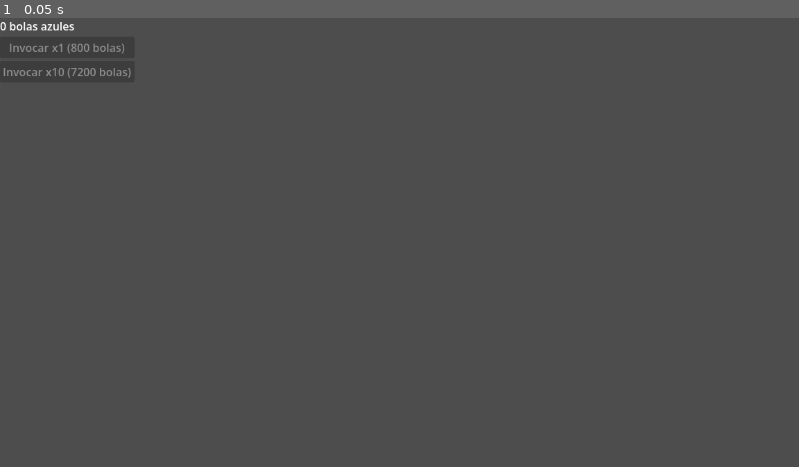
Above: before the commit, frame 1.
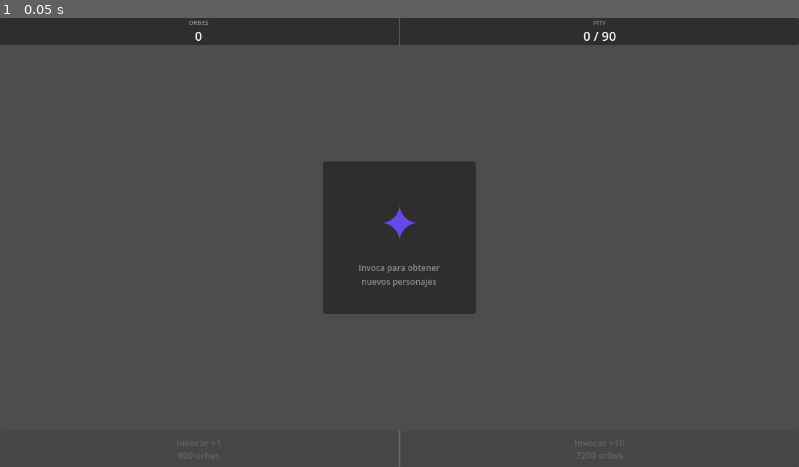
Above: after the commit, the same moment.

Repository: FormosoCrl/Juego-Clicker-Sin-Nombre-Por-Ahora
Game: Godot game, scene res://scenes/gacha/Gacha.tscn
Same seed, same stepped clock (60 frames per second), same inputs: the game is played once before the commit and once after it. This scene is started directly instead of the project's main scene.
Inputs:
- Up to frame 1 (0.05 s): no input

The runs differ from the first frame. In frame 1, 12% of the frame differs, in the area x 0-100%, y 0-100%.

Commit message:
feat(gacha): full UI redesign — portal, rarity cards, pity counter, pull overlay

Diff:
--- a/juego-clicker/scenes/gacha/Gacha.tscn
+++ b/juego-clicker/scenes/gacha/Gacha.tscn
@@ -11,19 +11,148 @@
 grow_vertical = 2
 script = ExtResource("1_vnyi7")
 
-[node name="VBoxContainer" type="VBoxContainer" parent="." unique_id=1291980256]
-layout_mode = 0
-offset_right = 40.0
-offset_bottom = 40.0
+[node name="Root" type="VBoxContainer" parent="." unique_id=2000000001]
+layout_mode = 1
+anchors_preset = 15
+anchor_right = 1.0
+anchor_bottom = 1.0
+theme_override_constants/separation = 0
 
-[node name="BallsLabel" type="Label" parent="VBoxContainer" unique_id=201749295]
+[node name="TopBar" type="PanelContainer" parent="Root" unique_id=2000000002]
 layout_mode = 2
 
-[node name="PullButton1" type="Button" parent="VBoxContainer" unique_id=2126303018]
+[node name="TopInner" type="HBoxContainer" parent="Root/TopBar" unique_id=2000000003]
+layout_mode = 2
+theme_override_constants/separation = 0
+
+[node name="OrbsBox" type="VBoxContainer" parent="Root/TopBar/TopInner" unique_id=2000000004]
+layout_mode = 2
+size_flags_horizontal = 3
+theme_override_constants/separation = 0
+
+[node name="OrbsTitle" type="Label" parent="Root/TopBar/TopInner/OrbsBox" unique_id=2000000005]
+layout_mode = 2
+text = "ORBES"
+modulate = Color(1, 1, 1, 0.45)
+theme_override_font_sizes/font_size = 9
+horizontal_alignment = 1
+
+[node name="OrbsLabel" type="Label" parent="Root/TopBar/TopInner/OrbsBox" unique_id=2000000006]
+layout_mode = 2
+text = "0"
+theme_override_font_sizes/font_size = 18
+horizontal_alignment = 1
+
+[node name="VSep" type="VSeparator" parent="Root/TopBar/TopInner" unique_id=2000000007]
 layout_mode = 2
 
-[node name="PullButton10" type="Button" parent="VBoxContainer" unique_id=1048509143]
+[node name="PityBox" type="VBoxContainer" parent="Root/TopBar/TopInner" unique_id=2000000008]
+layout_mode = 2
+size_flags_horizontal = 3
+theme_override_constants/separation = 0
+
+[node name="PityTitle" type="Label" parent="Root/TopBar/TopInner/PityBox" unique_id=2000000009]
+layout_mode = 2
+text = "PITY"
+modulate = Color(1, 1, 1, 0.45)
+theme_override_font_sizes/font_size = 9
+horizontal_alignment = 1
+
+[node name="PityLabel" type="Label" parent="Root/TopBar/TopInner/PityBox" unique_id=2000000010]
+layout_mode = 2
+text = "0 / 90"
+theme_override_font_sizes/font_size = 18
+horizontal_alignment = 1
+
+[node name="PortalArea" type="CenterContainer" parent="Root" unique_id=2000000011]
+layout_mode = 2
+size_flags_vertical = 3
+
+[node name="PortalPanel" type="Panel" parent="Root/PortalArea" unique_id=2000000012]
+layout_mode = 2
+custom_minimum_size = Vector2(220, 220)
+
+[node name="PortalVBox" type="VBoxContainer" parent="Root/PortalArea/PortalPanel" unique_id=2000000013]
+layout_mode = 1
+anchors_preset = 15
+anchor_right = 1.0
+anchor_bottom = 1.0
+alignment = 1
+theme_override_constants/separation = 8
+
+[node name="PortalGlyph" type="Label" parent="Root/PortalArea/PortalPanel/PortalVBox" unique_id=2000000014]
+layout_mode = 2
+text = "✦"
+theme_override_font_sizes/font_size = 72
+horizontal_alignment = 1
+modulate = Color(0.6, 0.4, 1.0, 0.9)
+
+[node name="PortalHint" type="Label" parent="Root/PortalArea/PortalPanel/PortalVBox" unique_id=2000000015]
+layout_mode = 2
+text = "Invoca para obtener\nnuevos personajes"
+theme_override_font_sizes/font_size = 12
+horizontal_alignment = 1
+modulate = Color(1, 1, 1, 0.45)
+autowrap_mode = 3
+
+[node name="ButtonBar" type="HBoxContainer" parent="Root" unique_id=2000000016]
+layout_mode = 2
+theme_override_constants/separation = 0
+
+[node name="Pull1Button" type="Button" parent="Root/ButtonBar" unique_id=2000000017]
+layout_mode = 2
+size_flags_horizontal = 3
+custom_minimum_size = Vector2(0, 52)
+text = "Invocar ×1\n800 orbes"
+theme_override_font_sizes/font_size = 13
+
+[node name="VSep2" type="VSeparator" parent="Root/ButtonBar" unique_id=2000000018]
 layout_mode = 2
 
-[node name="ResultLabel" type="Label" parent="VBoxContainer" unique_id=1825302500]
+[node name="Pull10Button" type="Button" parent="Root/ButtonBar" unique_id=2000000019]
 layout_mode = 2
+size_flags_horizontal = 3
+custom_minimum_size = Vector2(0, 52)
+text = "Invocar ×10\n7200 orbes"
+theme_override_font_sizes/font_size = 13
+
+[node name="ResultsOverlay" type="Panel" parent="." unique_id=2000000020]
+layout_mode = 1
+anchors_preset = 15
+anchor_right = 1.0
+anchor_bottom = 1.0
+visible = false
+
+[node name="OverlayVBox" type="VBoxContainer" parent="ResultsOverlay" unique_id=2000000021]
+layout_mode = 1
+anchors_preset = 15
+anchor_right = 1.0
+anchor_bottom = 1.0
+theme_override_constants/separation = 0
+offset_left = 10.0
+offset_top = 10.0
+offset_right = -10.0
+offset_bottom = -10.0
+
+[node name="OverlayTitle" type="Label" parent="ResultsOverlay/OverlayVBox" unique_id=2000000022]
+layout_mode = 2
+text = "RESULTADO"
+theme_override_font_sizes/font_size = 14
+horizontal_alignment = 1
+modulate = Color(1, 1, 1, 0.55)
+
+[node name="CardsScroll" type="ScrollContainer" parent="ResultsOverlay/OverlayVBox" unique_id=2000000023]
+layout_mode = 2
+size_flags_vertical = 3
+
+[node name="CardsContainer" type="HFlowContainer" parent="ResultsOverlay/OverlayVBox/CardsScroll" unique_id=2000000024]
+layout_mode = 2
+size_flags_horizontal = 3
+theme_override_constants/h_separation = 8
+theme_override_constants/v_separation = 8
+
+[node name="DismissButton" type="Button" parent="ResultsOverlay/OverlayVBox" unique_id=2000000025]
+layout_mode = 2
+custom_minimum_size = Vector2(0, 44)
+text = "Continuar"
+theme_override_font_sizes/font_size = 14
--- a/juego-clicker/scripts/gacha/Gacha.gd
+++ b/juego-clicker/scripts/gacha/Gacha.gd
@@ -1,44 +1,155 @@
 extends Control
 
-@onready var balls_label: Label = $VBoxContainer/BallsLabel
-@onready var pull_button_1: Button = $VBoxContainer/PullButton1
-@onready var pull_button_10: Button = $VBoxContainer/PullButton10
-@onready var result_label: Label = $VBoxContainer/ResultLabel
+# ─── NODOS ────────────────────────────────────────────────────────────────────
+
+@onready var orbs_label: Label          = $Root/TopBar/TopInner/OrbsBox/OrbsLabel
+@onready var pity_label: Label          = $Root/TopBar/TopInner/PityBox/PityLabel
+@onready var portal_glyph: Label        = $Root/PortalArea/PortalPanel/PortalVBox/PortalGlyph
+@onready var pull_1_button: Button      = $Root/ButtonBar/Pull1Button
+@onready var pull_10_button: Button     = $Root/ButtonBar/Pull10Button
+@onready var results_overlay: Panel     = $ResultsOverlay
+@onready var cards_container: HFlowContainer = $ResultsOverlay/OverlayVBox/CardsScroll/CardsContainer
+@onready var dismiss_button: Button     = $ResultsOverlay/OverlayVBox/DismissButton
+
+# ─── RAREZA ───────────────────────────────────────────────────────────────────
+
+const RARITY_COLORS: Dictionary = {
+	"comun":      Color(0.55, 0.55, 0.55),
+	"especial":   Color(0.25, 0.65, 0.25),
+	"raro":       Color(0.20, 0.45, 0.95),
+	"epico":      Color(0.55, 0.15, 0.90),
+	"legendario": Color(0.95, 0.55, 0.02),
+	"mitico":     Color(0.95, 0.18, 0.18),
+	"milagro":    Color(0.95, 0.80, 0.20),
+}
+
+const RARITY_LABELS: Dictionary = {
+	"comun": "Común", "especial": "Especial", "raro": "Raro",
+	"epico": "Épico", "legendario": "Legendario", "mitico": "Mítico", "milagro": "Milagro",
+}
+
+const RARITY_GLYPHS: Dictionary = {
+	"comun": "○", "especial": "◇", "raro": "◆",
+	"epico": "★", "legendario": "✦", "mitico": "⚡", "milagro": "✸",
+}
+
+const PITY_MAX: int = 90
+
+# ─── ESTADO ───────────────────────────────────────────────────────────────────
+
+var _glyph_time: float = 0.0
+
+# ─── CICLO DE VIDA ────────────────────────────────────────────────────────────
 
 func _ready() -> void:
-	pull_button_1.text = "Invocar x1 (800 bolas)"
-	pull_button_10.text = "Invocar x10 (7200 bolas)"
-	pull_button_1.pressed.connect(_on_pull_1)
-	pull_button_10.pressed.connect(_on_pull_10)
-	GameState.blue_balls_changed.connect(_on_balls_changed)
+	pull_1_button.pressed.connect(_on_pull_1)
+	pull_10_button.pressed.connect(_on_pull_10)
+	dismiss_button.pressed.connect(_dismiss_results)
+	GameState.blue_balls_changed.connect(func(_v): _update_ui())
 	_update_ui()
 
-func _on_balls_changed(_value: int) -> void:
-	_update_ui()
+func _process(delta: float) -> void:
+	_glyph_time += delta
+	var pulse: float = 0.7 + sin(_glyph_time * 1.8) * 0.3
+	portal_glyph.modulate = Color(0.6 * pulse, 0.4 * pulse, 1.0, 0.9)
+
+# ─── UI ───────────────────────────────────────────────────────────────────────
 
 func _update_ui() -> void:
-	balls_label.text = "%d bolas azules" % GameState.blue_balls
-	pull_button_1.disabled = not GameState.can_pull_single()
-	pull_button_10.disabled = not GameState.can_pull_multi()
+	orbs_label.text = "%d" % GameState.blue_balls
+	pity_label.text = "%d / %d" % [GameState.pity_legendario, PITY_MAX]
+
+	var can1: bool = GameState.can_pull_single()
+	var can10: bool = GameState.can_pull_multi()
+	pull_1_button.disabled = not can1
+	pull_10_button.disabled = not can10
+	pull_1_button.modulate = Color.WHITE if can1 else Color(1, 1, 1, 0.4)
+	pull_10_button.modulate = Color.WHITE if can10 else Color(1, 1, 1, 0.4)
+
+# ─── PULL ─────────────────────────────────────────────────────────────────────
 
 func _on_pull_1() -> void:
 	var character: Character = GameState.pull_single()
 	if character == null:
 		return
-	result_label.text = _format_result([character])
+	_show_results([character])
 
 func _on_pull_10() -> void:
 	var results: Array = GameState.pull_multi()
 	if results.is_empty():
 		return
-	result_label.text = _format_result(results)
+	_show_results(results)
 
-func _format_result(characters: Array) -> String:
-	var text: String = "── Resultado ──\n"
+# ─── RESULTADOS ───────────────────────────────────────────────────────────────
+
+func _show_results(characters: Array) -> void:
+	for child in cards_container.get_children():
+		child.queue_free()
+
 	for character in characters:
-		text += "[%s] %s — %s\n" % [
-			character.rarity.to_upper(),
-			character.name,
-			character.char_class
-		]
-	return text
+		cards_container.add_child(_make_card(character))
+
+	_update_ui()
+	results_overlay.show()
+
+func _dismiss_results() -> void:
+	results_overlay.hide()
+
+func _make_card(character: Character) -> Control:
+	var rarity: String = character.rarity
+	var rc: Color = RARITY_COLORS.get(rarity, Color.WHITE)
+	var glyph: String = RARITY_GLYPHS.get(rarity, "?")
+
+	var card := PanelContainer.new()
+	card.custom_minimum_size = Vector2(110, 150)
+
+	var vbox := VBoxContainer.new()
+	vbox.alignment = BoxContainer.ALIGNMENT_CENTER
+	vbox.add_theme_constant_override("separation", 4)
+
+	# Franja superior de rareza
+	var top_bar := ColorRect.new()
+	top_bar.custom_minimum_size = Vector2(0, 5)
+	top_bar.color = rc
+
+	# Glifo de rareza
+	var glyph_lbl := Label.new()
+	glyph_lbl.text = glyph
+	glyph_lbl.add_theme_font_size_override("font_size", 32)
+	glyph_lbl.horizontal_alignment = HORIZONTAL_ALIGNMENT_CENTER
+	glyph_lbl.modulate = rc
+
+	# Nombre
+	var name_lbl := Label.new()
+	name_lbl.text = character.name
+	name_lbl.add_theme_font_size_override("font_size", 11)
+	name_lbl.horizontal_alignment = HORIZONTAL_ALIGNMENT_CENTER
+	name_lbl.autowrap_mode = TextServer.AUTOWRAP_WORD_SMART
+	name_lbl.size_flags_horizontal = Control.SIZE_EXPAND_FILL
+
+	# Rareza
+	var rarity_lbl := Label.new()
+	rarity_lbl.text = RARITY_LABELS.get(rarity, rarity)
+	rarity_lbl.add_theme_font_size_override("font_size", 9)
+	rarity_lbl.horizontal_alignment = HORIZONTAL_ALIGNMENT_CENTER
+	rarity_lbl.modulate = Color(rc.r, rc.g, rc.b, 0.85)
+
+	# Clase
+	var class_lbl := Label.new()
+	class_lbl.text = character.char_class.capitalize()
+	class_lbl.add_theme_font_size_override("font_size", 9)
+	class_lbl.horizontal_alignment = HORIZONTAL_ALIGNMENT_CENTER
+	class_lbl.modulate = Color(1, 1, 1, 0.45)
+
+	vbox.add_child(top_bar)
+	vbox.add_child(glyph_lbl)
+	vbox.add_child(name_lbl)
+	vbox.add_child(rarity_lbl)
+	vbox.add_child(class_lbl)
+	card.add_child(vbox)
+
+	# Resaltar legendario+
+	if rarity in ["legendario", "mitico", "milagro"]:
+		card.modulate = Color(1.1, 1.05, 0.9)
+
+	return card
